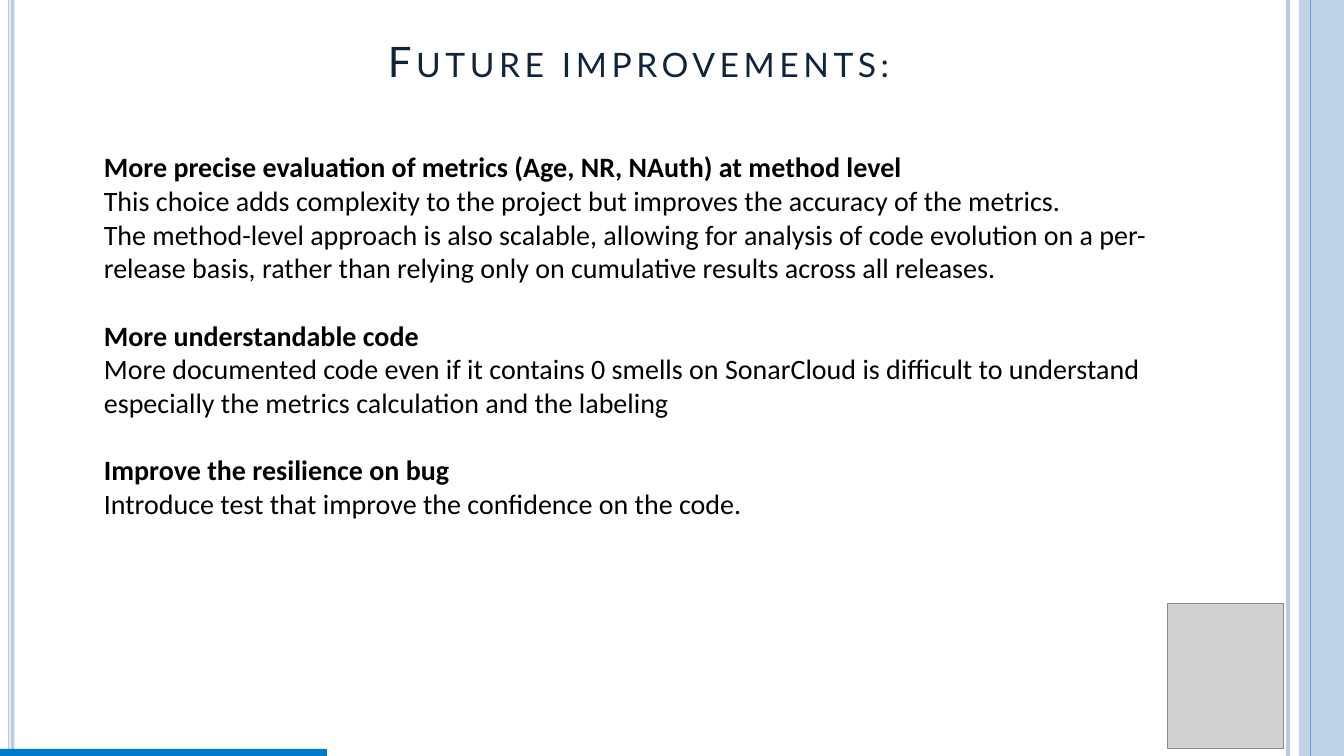
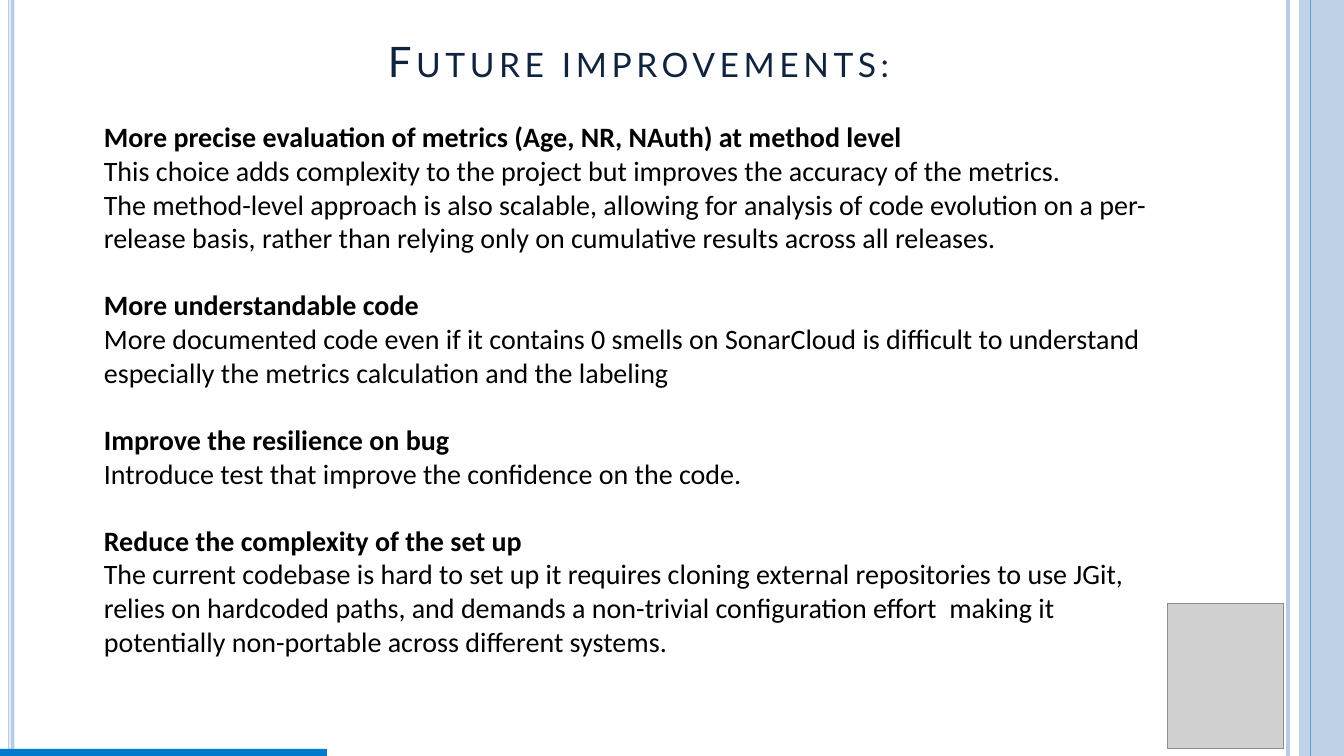
Before and after one commit to FrancescoAstolfiDev/progettoParteFalessi, a slide deck: slide 9 of My_Ispw2_Project_Falessi/report/report_astolfi.pptm. Drawn at 1344x756 pixels with LibreOffice and Linux fonts; fonts in the diff are those of the drawing; grey boxes stand for pictures. Boxes give left, top, right and bottom in pixels: in the first picture for what was removed or moved away, otherwise in the second. Text is boxed around its words. In the diff, an @@ line names an element or a change of style, - is before the commit and + after.

```diff
--- a/My_Ispw2_Project_Falessi/report/report_astolfi.pptm
+++ b/My_Ispw2_Project_Falessi/report/report_astolfi.pptm
@@ text "More precise evaluation of metrics ...": place and size @@
-text "More precise evaluation of metrics ..." at box(104, 156, 1145, 519)
+text "More precise evaluation of metrics ..." at box(104, 126, 1145, 657)
@@ text at box(104, 531, 1122, 657): paragraphs added @@
+  Reduce the complexity of the set up
+The current codebase is hard to set up it requires cloning external repositories to use JGit, relies on hardcoded paths, and demands a non-trivial configuration effort making it potentially non-portable across different systems.
```
Also in this commit, not shown: 17 other slides changed, 9 other files.
